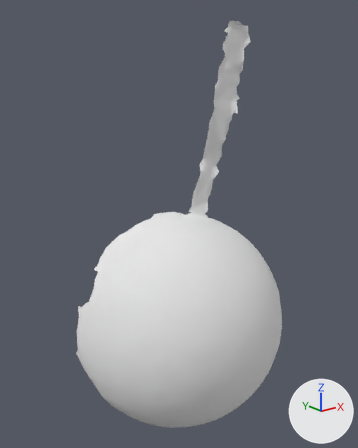
What one commit did to the OBJ model res/pendulum_horizontal/Pendulum_horizontal.000114.obj.
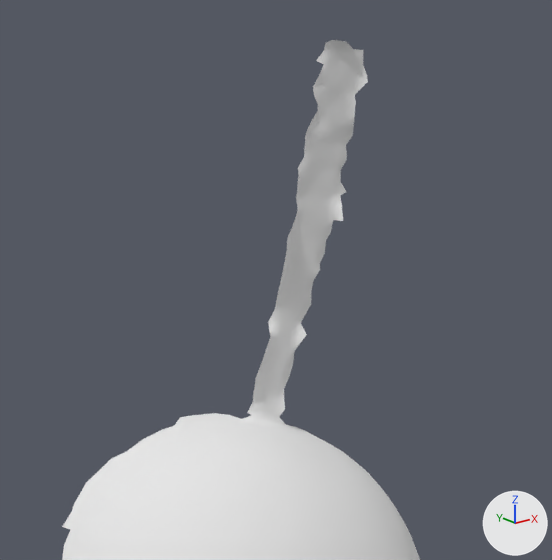
Each version appears first whole from a 50 mm camera at (-378.0, -219.0, 327.0) aimed at (-1.0, 252.0, 139.0), and next in a close-up on the part from 17% to 96% of the width and 0% to 64% of the height. Arrows for +X, +Y and +Z are at lower right; the lights stay in place. Where no turn or scale is listed for an object, it has been applied to the vertices.

In view in the first close-up: 'Pendulum_horizontal.000114'.
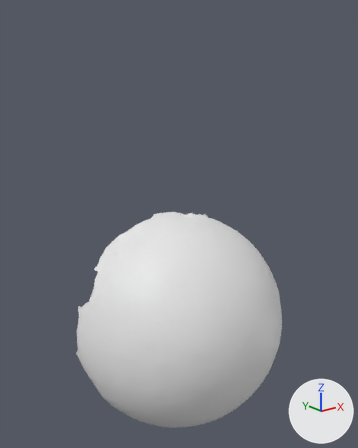
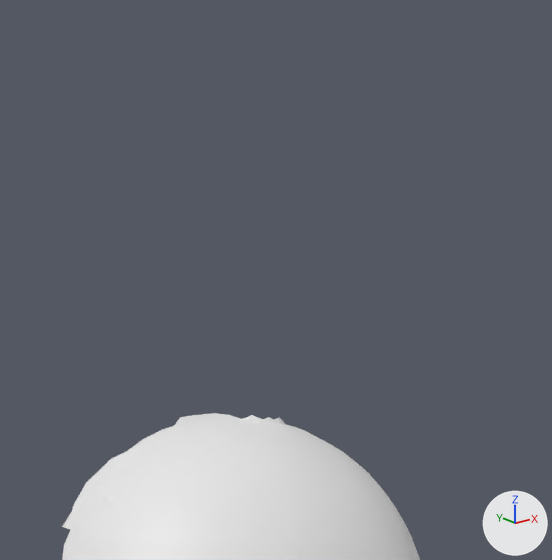
The change, as JSON lines over the scene's bpy script:
```json
{"block": "me_pendulum_horizontal_000114", "where": "# used by ob_pendulum_horizontal_000114; location = (0.0, 0.0, 0.0)"}
{"op": "remove", "block": "me_pendulum_horizontal_000114", "code": "me_pendulum_horizontal_000114.from_pydata(...)  # 5481 vertices, 10801 faces; spans x -130.0..161.0, y 135.0..321.0, z -152.0..382.0"}
{"op": "remove", "block": "me_pendulum_horizontal_000114", "code": "me_pendulum_horizontal_000114.materials.append(mat_pendulum_horizontal_000114)  # white #e7e7e7"}
{"op": "add", "block": "me_pendulum_horizontal_000114", "code": "me_pendulum_horizontal_000114.from_pydata(...)  # 5010 vertices, 9936 faces; spans x -130.0..161.0, y 135.0..321.0, z -152.0..141.0"}
{"block": "me_pendulum_horizontal_000114", "change": "me_pendulum_horizontal_000114 part 1: 471 vertices removed from x 36.0..99.0, y 234.0..278.0, z 141.0..382.0"}
```

Boxes [x1, y1, x2, y2] around the edits, measured in the close-ups (552 x 560 px):
```json
{"object": "Pendulum_horizontal.000114", "change": "reshaped", "before": [62, 40, 420, 560], "after": [62, 413, 420, 560]}
{"part": 1, "of": "me_pendulum_horizontal_000114", "change": "deleted", "before": [247, 40, 368, 419]}
```
